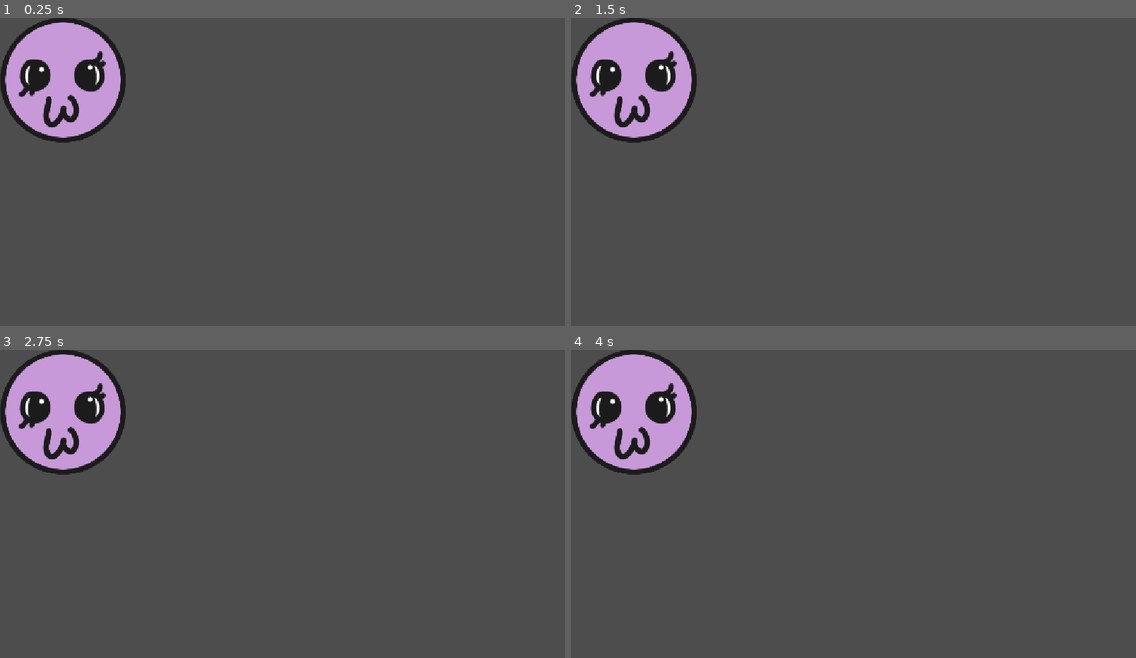
Above: before the commit, frames 1-4 (two rows, left to right).
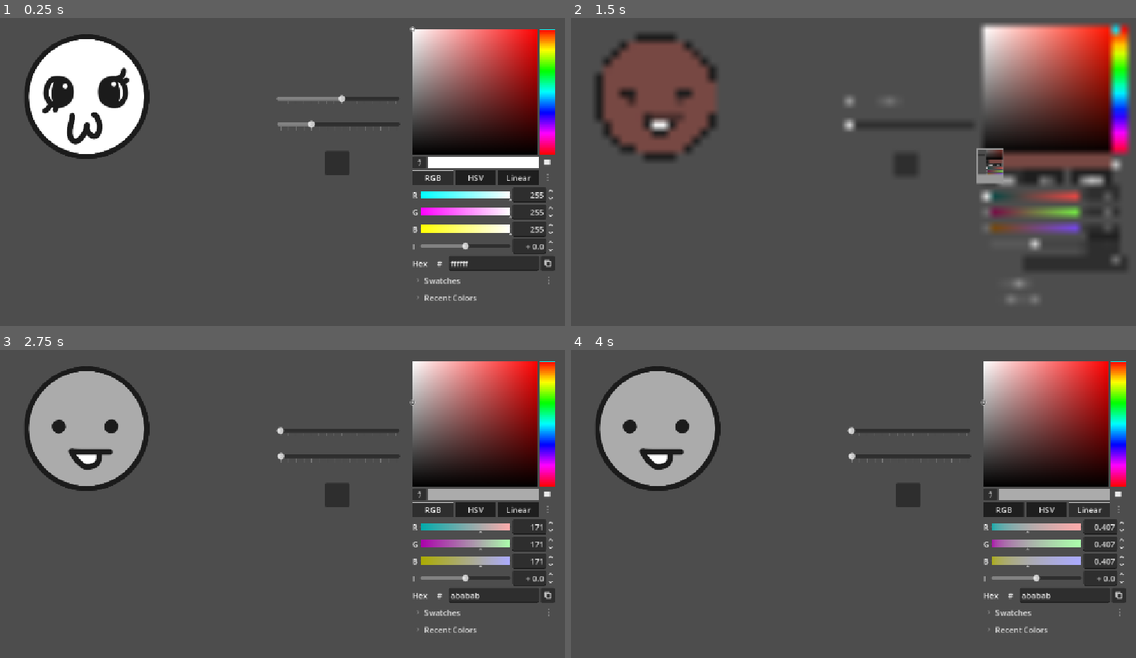
Above: after the commit, the same moments.

Repository: ecksii/PolyTycoon
Game: Godot game, scene res://Scenes/main.tscn
The game is run twice, just before and just after one commit, with the same random seed, the same clock (stepped at 60 frames per second) and the same inputs.
Inputs (mouse positions are in pixels of both pictures, inside the frame that each line leads up to):
- Up to frame 1 (0.25 s): no input
- Up to frame 2 (1.5 s): click (910, 162) at 0.52 s; click (989, 162) at 1.27 s
- Up to frame 3 (2.75 s): click (435, 510) at 2 s, where only the run after the commit has a clickable "RGB"
- Up to frame 4 (4 s): click (1045, 510) at 2.75 s, where only the run after the commit has a clickable "HSV"; click (1090, 510) at 3.5 s, where only the run after the commit has a clickable "Linear"

The runs differ from the first frame. In frame 1, 25% of the frame differs, in the area x 0-99%, y 0-92%; in frame 2, 25%; in frame 3, 25%; in frame 4, 25%.

Commit message:
Added UI to allow selection of features

Diff:
--- a/Scenes/main.tscn
+++ b/Scenes/main.tscn
@@ -2,8 +2,52 @@
 
 [ext_resource type="Script" uid="uid://buc1m0xvugkay" path="res://Scripts/main.gd" id="1_jjgbg"]
 [ext_resource type="PackedScene" uid="uid://wd5ajq24lpb7" path="res://Scenes/Head.tscn" id="2_bo1nx"]
+[ext_resource type="Script" uid="uid://diwo708gmt0ok" path="res://Scripts/select_features_ui.gd" id="3_8gbba"]
 
 [node name="BaseNode2D" type="Node2D" unique_id=1717297737]
 script = ExtResource("1_jjgbg")
 
 [node name="Head" parent="." unique_id=869240767 instance=ExtResource("2_bo1nx")]
+position = Vector2(48, 34)
+
+[node name="UI" type="Node2D" parent="." unique_id=684410737]
+position = Vector2(564, 151)
+script = ExtResource("3_8gbba")
+
+[node name="SubViewport" type="SubViewport" parent="UI" unique_id=819833213]
+
+[node name="EyesSlider" type="HSlider" parent="UI" unique_id=1560015963]
+offset_right = 251.0
+offset_bottom = 29.0
+mouse_default_cursor_shape = 10
+tick_count = 6
+ticks_on_borders = true
+metadata/_edit_use_anchors_ = true
+
+[node name="MouthsSlider" type="HSlider" parent="UI" unique_id=1153829806]
+offset_left = 1.0
+offset_top = 52.0
+offset_right = 252.0
+offset_bottom = 81.0
+mouse_default_cursor_shape = 10
+tick_count = 6
+ticks_on_borders = true
+metadata/_edit_use_anchors_ = true
+
+[node name="RandomiseBtn" type="Button" parent="UI" unique_id=1762883092]
+offset_left = 99.0
+offset_top = 121.0
+offset_right = 148.0
+offset_bottom = 170.0
+
+[node name="SkinColorPicker" type="ColorPicker" parent="UI" unique_id=2015709290]
+offset_left = 273.0
+offset_top = -132.0
+offset_right = 571.0
+offset_bottom = 475.0
+edit_alpha = false
+
+[connection signal="value_changed" from="UI/EyesSlider" to="UI" method="_on_eyes_slider_value_changed"]
+[connection signal="value_changed" from="UI/MouthsSlider" to="UI" method="_on_mouths_slider_value_changed"]
+[connection signal="button_down" from="UI/RandomiseBtn" to="UI" method="_on_randomise_btn_button_down"]
+[connection signal="color_changed" from="UI/SkinColorPicker" to="UI" method="_on_skin_color_picker_color_changed"]
--- a/Scripts/head-generator.gd
+++ b/Scripts/head-generator.gd
@@ -2,20 +2,22 @@
 
 var eye_choice = 8
 var mouth_choice = 4
+#TODO: i think this should be replaced by a selection of prechosen colours.
+#aligns it with eyes/mouth selection
+#	   and ensures characters features are readable
 var skin_tone = Color(0.782, 0.601, 0.849, 1.0)
 
 func random_generate():
 	eye_choice = randi_range(0, $Eyes/AnimatedSprite2D.sprite_frames.get_frame_count("default"))
 	mouth_choice = randi_range(0, $Mouths/AnimatedSprite2D.sprite_frames.get_frame_count("default"))
-	skin_tone = Color(randf(), randf(), randf(), randf())
+	skin_tone = Color(randf(), randf(), randf(), 1.0)
+	update_head()
 
 func update_head():
 	$Eyes/AnimatedSprite2D.set_frame_and_progress(eye_choice, 0)
 	$Mouths/AnimatedSprite2D.set_frame_and_progress(mouth_choice, 0)
 	$Skin.modulate = skin_tone
-
-func _ready():
-	update_head()
+	$"../UI".update_ui()
 
 func _process(_delta):
 	if Input.is_action_just_pressed("generate"):
--- a/Scripts/main.gd
+++ b/Scripts/main.gd
@@ -1 +1,5 @@
 extends Node2D
+
+
+func test():
+	print("testing")
--- /dev/null
+++ b/Scripts/select_features_ui.gd
@@ -0,0 +1,41 @@
+extends Node2D
+
+var eye_count: int = 0
+var mouth_count: int = 0
+
+@onready var HEAD = $"../Head"
+
+func update_slider_positions():
+	$MouthsSlider.value = HEAD.mouth_choice
+	$EyesSlider.value = HEAD.eye_choice
+
+func update_color_picker():
+	$SkinColorPicker.color = HEAD.skin_tone
+
+func update_ui():
+	update_slider_positions()
+	update_color_picker()
+
+func _ready():
+	eye_count = $"../Head/Eyes/AnimatedSprite2D".sprite_frames.get_frame_count("default")
+	mouth_count = $"../Head/Mouths/AnimatedSprite2D".sprite_frames.get_frame_count("default")
+
+	$MouthsSlider.tick_count = mouth_count
+	$MouthsSlider.max_value = eye_count - 1
+	$EyesSlider.tick_count = eye_count
+	$EyesSlider.max_value = eye_count - 1
+
+	update_slider_positions()
+
+func _on_mouths_slider_value_changed(value):
+	$"../Head/Mouths/AnimatedSprite2D".set_frame_and_progress($MouthsSlider.value, 0)
+
+func _on_eyes_slider_value_changed(value):
+	$"../Head/Eyes/AnimatedSprite2D".set_frame_and_progress($EyesSlider.value, 0)
+
+func _on_randomise_btn_button_down():
+	$"../Head".random_generate()
+
+func _on_skin_color_picker_color_changed(color):
+	HEAD.skin_tone = $SkinColorPicker.color
+	HEAD.update_head()
--- a/project.godot
+++ b/project.godot
@@ -22,7 +22,7 @@
 
 [editor_plugins]
 
-enabled=PackedStringArray("res://addons/godot_vim/plugin.cfg")
+enabled=PackedStringArray("res://addons/godot-vim-v1.8.0/addons/godot_vim/plugin.cfg")
 
 [input]
 
Not shown, added: Scripts/select_features_ui.gd.uid
